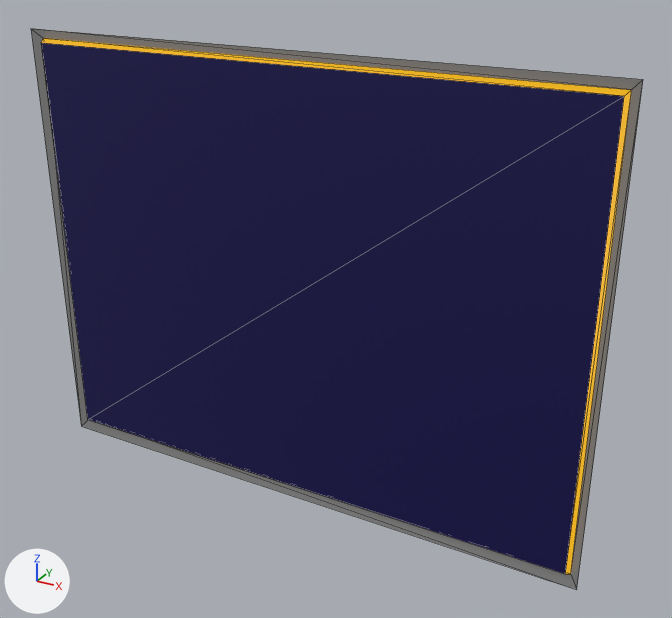
Two versions of the glTF model TCG-Framework-Client/models/tcg-framework/menu-displays/info-base-plate.glb, one commit apart.
Camera for both pictures: a 50 mm lens placed at (1.79, -3.66, 1.81), pointed at (-0.27, 0.1, -0.06). Arrows for +X, +Y and +Z are at lower left; the lights stay in place. Mesh edges are drawn as thin lines. Where no turn or scale is listed for an object, it has been applied to the vertices. Vertices at the same position are counted once.

In view in the first picture: 'info- plate'.
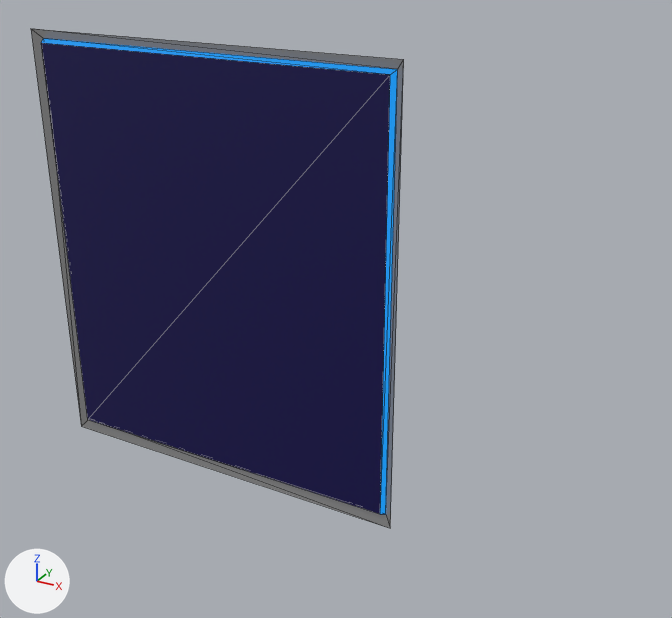
The newer file is also turned or shifted as a whole; pictures and numbers use the older file's frame.

Boxes (x1, y1, x2, y2) around the edits, measured in the pictures (672 x 618 px; the box of a moved part takes in the faces that stretch with it):
'info- plate', reshaped (39% narrower, 11% shorter): before (31, 29, 643, 590); after (31, 29, 404, 528)
part 1 of me_plane, moved or reshaped: before (41, 30, 643, 590); after (41, 30, 404, 528)

Patch to the scene script:
```diff
--- a/TCG-Framework-Client/models/tcg-framework/menu-displays/info-base-plate.glb.py
+++ b/TCG-Framework-Client/models/tcg-framework/menu-displays/info-base-plate.glb.py
@@ me_plane @@
 me_plane.from_pydata(...)  # 12 vertices, 18 faces; spans x -2.04..1.09, y 0.0..0.04, z -1.2..1.2
 # used by ob_info__plate; location = (0.0, 0.0, 0.0)
 # before: 1 (1.03, 0.0, -1.13) at pixel (565, 574), 3 (1.03, 0.0, 1.13) at pixel (624, 96), 5 (1.05, 0.04, -1.15) at pixel (570, 574), 6 (1.05, 0.04, 1.15) at pixel (631, 89), 10 (1.09, 0.0, -1.2) at pixel (576, 589)
 # before: 11 (1.09, 0.0, 1.2) at pixel (643, 79)
+# me_plane part 1
+for i in [1, 3, 5, 6, 10, 11]: me_plane.vertices[i].co += Vector((-0.99, 0.0, 0.0))
 me_plane.materials.append(mat_material_003)
```
